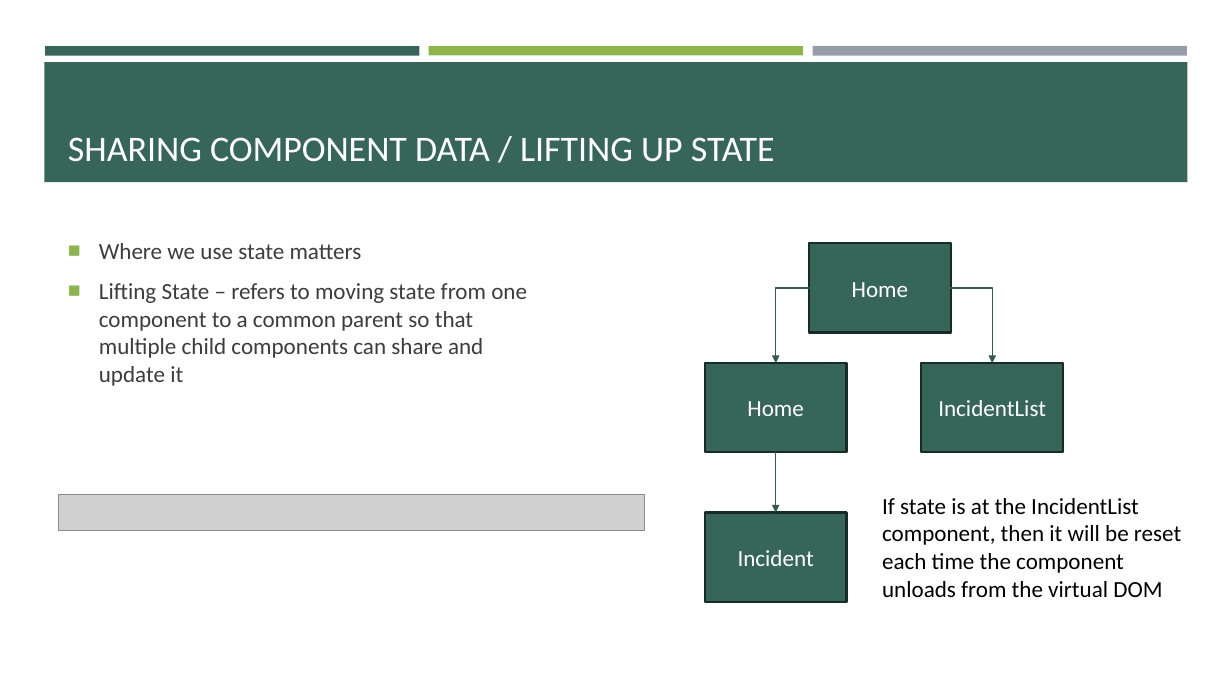
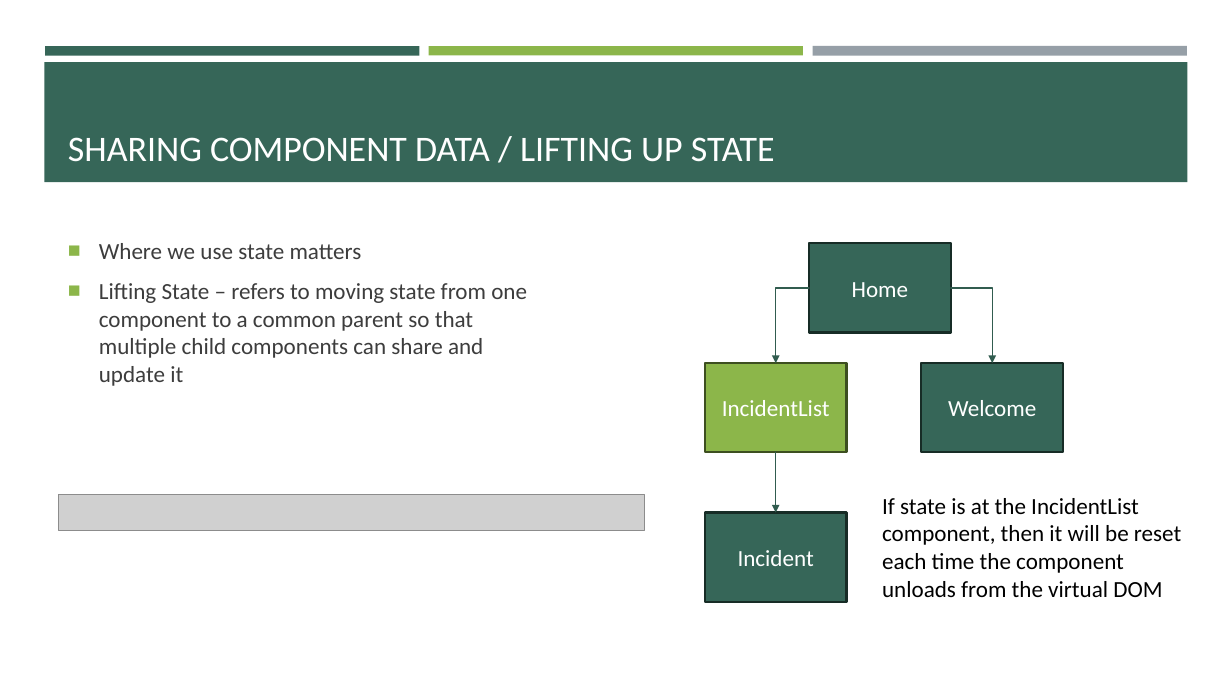
Before and after one commit to e-m-wilson/SNOW, a slide deck: slide 27 of Week_2/React.pptx. Drawn at 1232x693 pixels with LibreOffice and Linux fonts; fonts in the diff are those of the drawing; grey boxes stand for pictures. Boxes give left, top, right and bottom in pixels: in the first picture for what was removed or moved away, otherwise in the second. Text is boxed around its words. In the diff, an @@ line names an element or a change of style, - is before the commit and + after.

Commit message:
new incident list

```diff
--- a/Week_2/React.pptx
+++ b/Week_2/React.pptx
@@ rectangle "IncidentList" at [705, 363, 847, 453]: fill #366658 to #8CB64A; outline #182D27 1.75 pt to #3D5020 1.75 pt @@
@@ text in rectangle at [722, 400, 830, 416]: text changed @@
-Home
+IncidentList
@@ text in rectangle at [948, 400, 1036, 416]: text changed @@
-IncidentList
+Welcome
```
Also in this commit, not shown: 5 other slides changed, 5 slides added, 2 other files.
